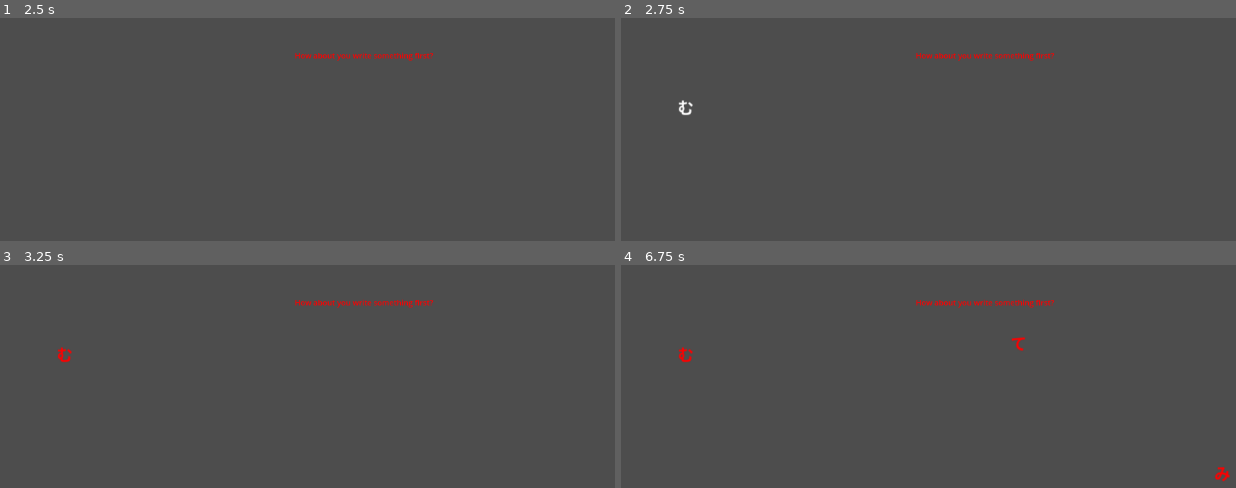
Above: before the commit, frames 1-4 (two rows, left to right).
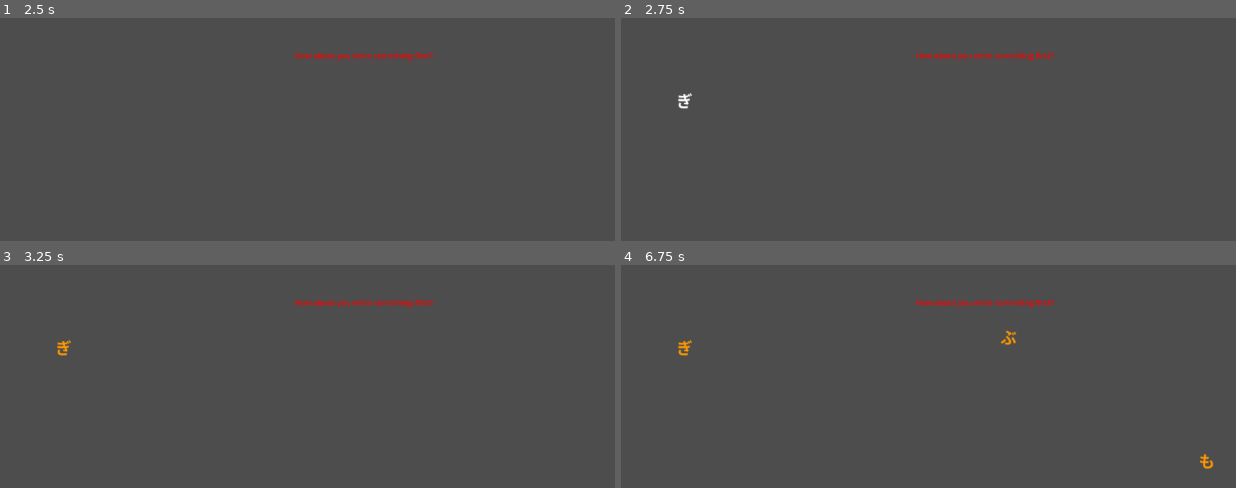
Above: after the commit, the same moments.

Repository: gamermachine404/japanese
Game: Godot game, scene res://Main.tscn
Two runs of this game, one before a commit and one after it. Both use one fixed random seed, a clock stepped at 60 frames per second and the inputs below.
Inputs:
- Up to frame 1 (2.5 s): click "Start" at 0.5 s; tap Enter (Confirm) at 1.25, 1.35, 2, 2.1 s
- Up to frame 2 (2.75 s): no input
- Up to frame 3 (3.25 s): tap Enter (Confirm) at 2.85 s
- Up to frame 4 (6.75 s): tap Enter (Confirm) at 3.5, 3.6, 4.25, 4.35, 5, 5.1, 5.75, 5.85, 6.6 s

Frame 1 is identical in both runs. In frame 2, 0.2% of the frame differs, in the area x 9-12%, y 33-44%; in frame 3, 0.2%; in frame 4, 0.5%, in the area x 9-100%, y 29-98%.

Commit message:
committed

Diff:
--- a/japanese/enemy.gd
+++ b/japanese/enemy.gd
@@ -2,6 +2,8 @@
 
 var character:int = 0
 var targettext:String
+var elapsed:float = 0
+var state = 0 #0: alive 1: failed 2:succeeded
 var alpha = 1
 
 func _ready():
@@ -12,16 +14,24 @@
 		if event.as_text().to_lower() == String.chr(targettext.unicode_at(character)):
 			if character+1 == targettext.length():
 				$Label.label_settings.font_color = Color.from_hsv(0.34,1,1,1)
-				if alpha == 1: alpha = 0.99
-			elif alpha == 1:
+				if state == 0: state = 2
+			elif state == 0:
 				$Label.label_settings.font_color = Color.from_hsv(0.34,0,1,1)
 				character+=1
-		elif alpha == 1:
-			$Label.label_settings.font_color = Color.from_hsv(0,1,1,1)
+		elif state == 0:
+			$Label.label_settings.font_color = Color.from_hsv(0.10,1,1,1)
 			character = 0
 
 func _process(delta):
-	if alpha == 1:return
+	if elapsed > 10: state = 1
+	if state == 0:
+		elapsed += delta
+		return
+	if alpha == 1:
+		$Label.text = $Label.text + " (" + targettext + ")"
 	if alpha <= 0:queue_free()
 	alpha -= delta
-	$Label.label_settings.font_color = Color.from_hsv(0.34,1,1,alpha)
+	if elapsed > 10:
+		$Label.label_settings.font_color = Color.from_hsv(0,1,1,alpha)
+	else:
+		$Label.label_settings.font_color = Color.from_hsv(0.34,1,1,alpha)
--- a/japanese/enemy.tscn
+++ b/japanese/enemy.tscn
@@ -5,6 +5,7 @@
 [sub_resource type="CircleShape2D" id="CircleShape2D_gqquq"]
 
 [sub_resource type="LabelSettings" id="LabelSettings_7k104"]
+font_color = Color(1, 0.666667, 0, 1)
 
 [node name="enemy" type="Node2D"]
 script = ExtResource("1_7k104")
--- a/japanese/main.gd
+++ b/japanese/main.gd
@@ -48,8 +48,8 @@
 		print("New enemy label: " + lists.get(pick)[counters.get(pick)])
 		newenemy.targettext = hiragana_dict.getTwoFromOne(lists.get(pick)[counters.get(pick)])
 		print("new enemy target text: " + hiragana_dict.getTwoFromOne(lists.get(pick)[counters.get(pick)]))
-		newenemy.position.x = randf_range(20, float(get_window().size.x) - 20)
-		newenemy.position.y = randf_range(20, float(get_window().size.y) - 20)
+		newenemy.position.x = randf_range(20, float(get_window().size.x) - 50)
+		newenemy.position.y = randf_range(20, float(get_window().size.y) - 50)
 		$Playground.add_child(newenemy)
 		if counters.get(pick) == lists.get(pick).size() - 1:
 			counters.set(pick, 0)
Not shown, changed: japanese/hiragana.txt
Not shown, added: japanese/Randomerbullshit.code-workspace
